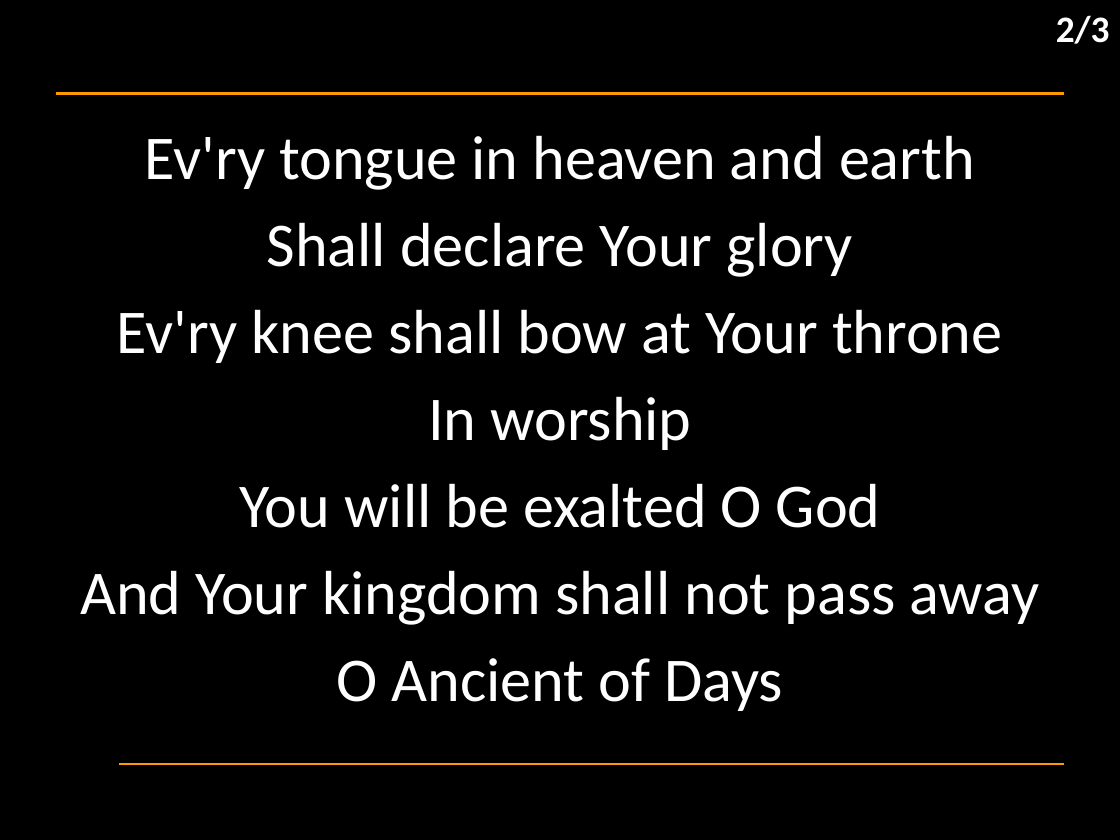
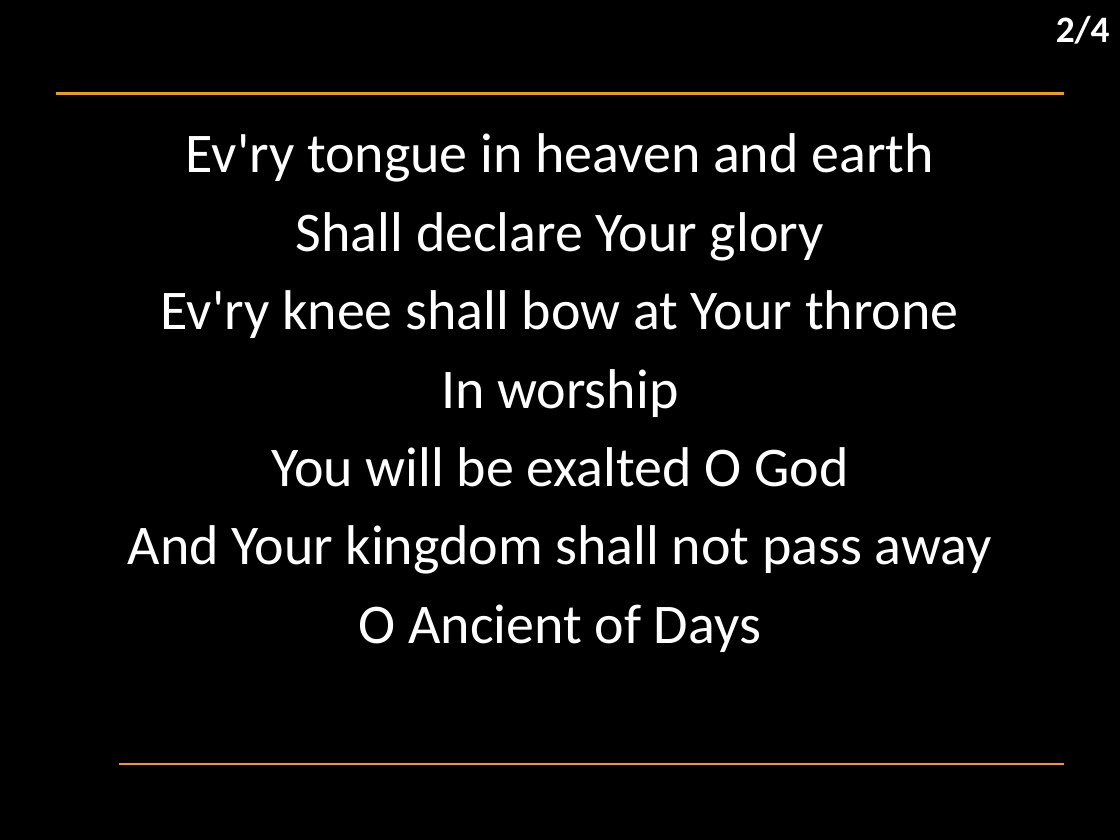
Before and after one commit to hoo-are-ya/worship, a slide deck: slide 3 of docs/songs/ancient of days.pptx. Drawn at 1120x840 pixels with LibreOffice and Linux fonts; fonts in the diff are those of the drawing; background and template pictures are left out. Boxes give left, top, right and bottom in pixels: in the first picture for what was removed or moved away, otherwise in the second. Text is boxed around its words. In the diff, an @@ line names an element or a change of style, - is before the commit and + after.

```diff
--- a/docs/songs/ancient of days.pptx
+++ b/docs/songs/ancient of days.pptx
@@ text at (x1=1056, y1=15, x2=1110, y2=44): text changed @@
-2/3
+2/4
@@ subtitle "Ev'ry tongue in heaven and ..." at (x1=128, y1=133, x2=992, y2=652): size 40 to 36 pt @@
```
Also in this commit, not shown: 2 other slides changed, 1 slide added, 6 other files.
